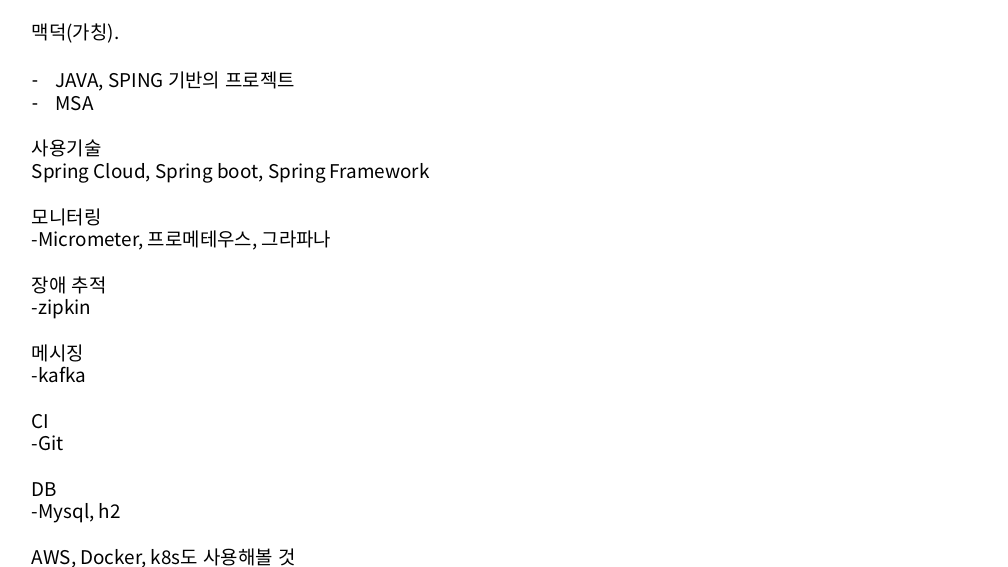
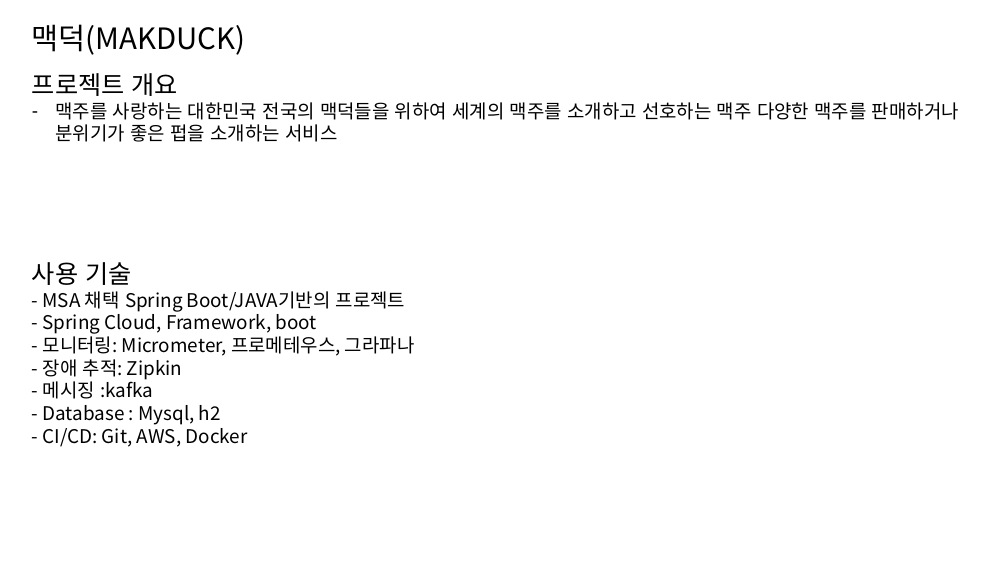
Before and after one commit to suleesulee/MAKDUCK, a slide deck: slide 1 of etc/MAKDUCK_suleesulee.pptx (slide 2 before the commit). Drawn at 1008x567 pixels with LibreOffice and Linux fonts; fonts in the diff are those of the drawing. Boxes give left, top, right and bottom in pixels: in the first picture for what was removed or moved away, otherwise in the second. Text is boxed around its words. In the diff, an @@ line names an element or a change of style, - is before the commit and + after.

```diff
--- a/etc/MAKDUCK_suleesulee.pptx
+++ b/etc/MAKDUCK_suleesulee.pptx
@@ text at (x1=32, y1=24, x2=246, y2=55): text changed; size 18 to 28 pt @@
-맥덕(가칭).
+맥덕(MAKDUCK)
@@ text at (x1=32, y1=73, x2=959, y2=447): text changed @@
-– JAVA, SPING 기반의 프로젝트
-– MSA
-사용기술
-Spring Cloud, Spring boot, Spring Framework
-모니터링
--Micrometer, 프로메테우스, 그라파나
-장애 추적
--zipkin
-메시징
--kafka
-CI
--Git
-DB
--Mysql, h2
-AWS, Docker, k8s도 사용해볼 것
+프로젝트 개요
+– 맥주를 사랑하는 대한민국 전국의 맥덕들을 위하여 세계의 맥주를 소개하고 선호하는 맥주 다양한 맥주를 판매하거나 분위기가 좋은 펍을 소개하는 서비스
+사용 기술
+- MSA 채택 Spring Boot/JAVA기반의 프로젝트
+- Spring Cloud, Framework, boot
+- 모니터링: Micrometer, 프로메테우스, 그라파나
+- 장애 추적: Zipkin
+- 메시징 :kafka
+- Database : Mysql, h2
+- CI/CD: Git, AWS, Docker
```
Also in this commit, not shown: 1 other slide changed, 1 other file.
